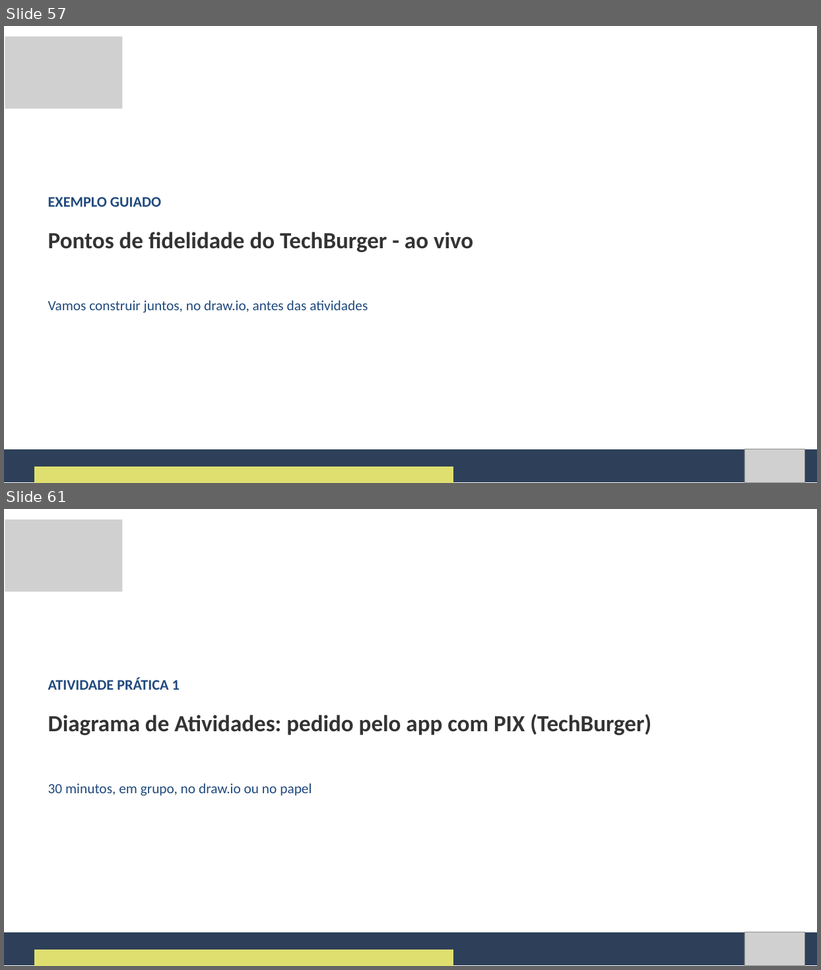
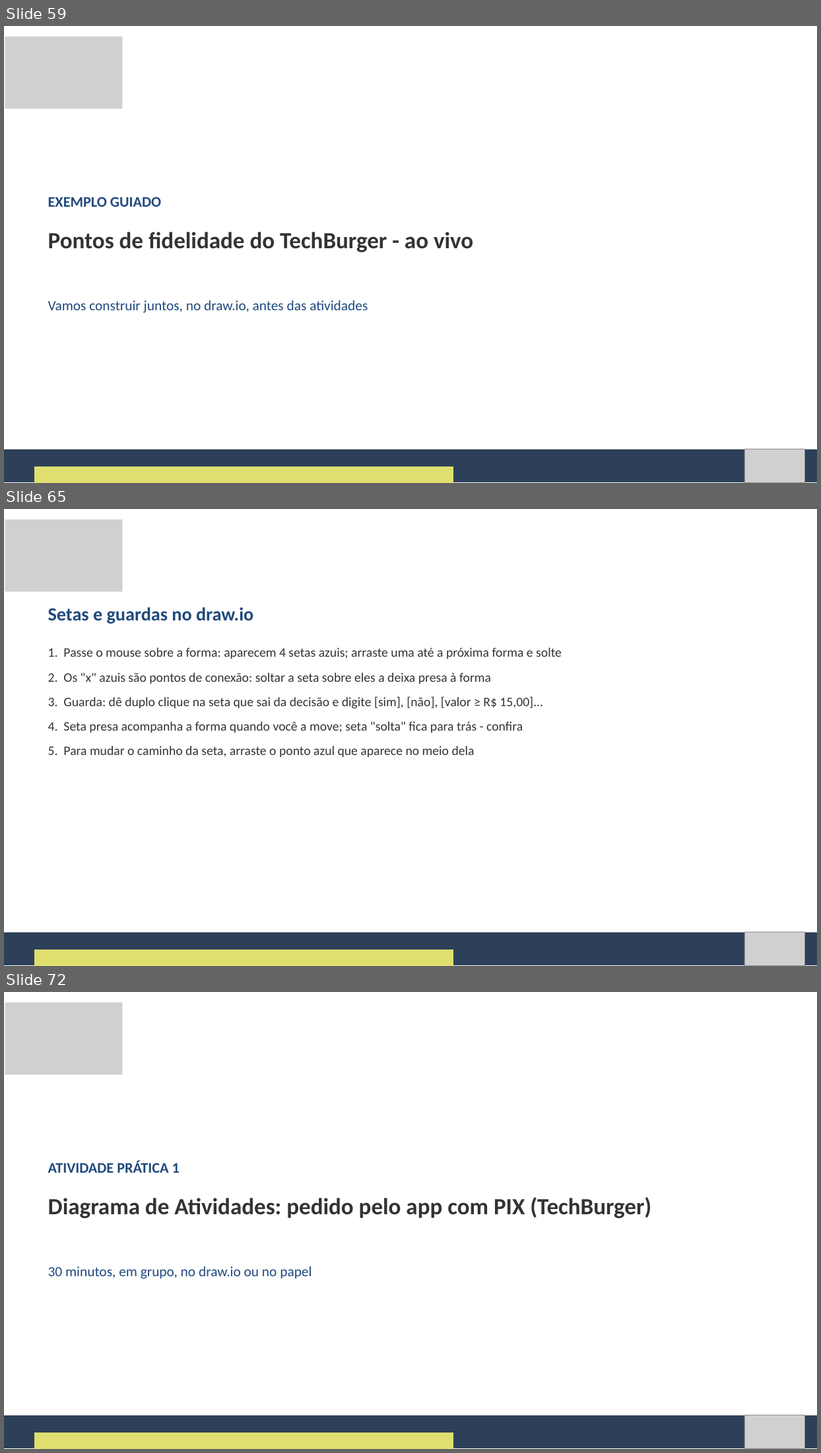
Before and after one commit to Natan20/Curso-Modelagem-De-Sistemas-Material, a slide deck: Aula 07 - 02-10-2026/Aula 7 - Slides.pptx. Shown one above the other, each under a label of ours: slides 57 and 61 before the commit, slides 59, 65 and 72 after it; the slides between them are not shown. The pictures are 821x970 and 821x1453 pixels, drawn with LibreOffice and Linux fonts; fonts in the diff are those of the drawing; grey boxes stand for pictures. Boxes give left, top, right and bottom in pixels: in the first picture for what was removed or moved away, otherwise in the second. Text is boxed around its words. In the diff, an @@ line names an element or a change of style, - is before the commit and + after.

Commit message:
Adiciona mapa do draw.io na Aula 7: onde fica cada forma (nomes em inglês) e cola por atividade

```diff
--- a/Aula 07 - 02-10-2026/Aula 7 - Slides.pptx
+++ b/Aula 07 - 02-10-2026/Aula 7 - Slides.pptx
@@ slide 65 added at [4, 509, 817, 966], background #FFFFFF @@
@@ picture added at [5, 520, 122, 592] @@
@@ text added at [48, 607, 253, 624], 33 pt, text #1F497D, bold @@
+Setas e guardas no draw.io
@@ text added at [48, 648, 562, 757], 23 pt, text #333333 @@
+1. Passe o mouse sobre a forma: aparecem 4 setas azuis; arraste uma até a próxima forma e solte
+2. Os "x" azuis são pontos de conexão: soltar a seta sobre eles a deixa presa à forma
+3. Guarda: dê duplo clique na seta que sai da decisão e digite [sim], [não], [valor ≥ R$ 15,00]...
+4. Seta presa acompanha a forma quando você a move; seta "solta" fica para trás - confira
+5. Para mudar o caminho da seta, arraste o ponto azul que aparece no meio dela
@@ freeform shape added at [4, 933, 817, 966], fill #2E4059 @@
@@ picture added at [745, 932, 805, 966] @@
@@ freeform shape added at [34, 950, 453, 966], fill #DFDF6F @@
@@ what was slide 57 is now slide 59 @@
@@ what was slide 61 is now slide 72 @@
```
Also in this commit, not shown: 19 slides changed, 14 other slides added, 2 other files.
